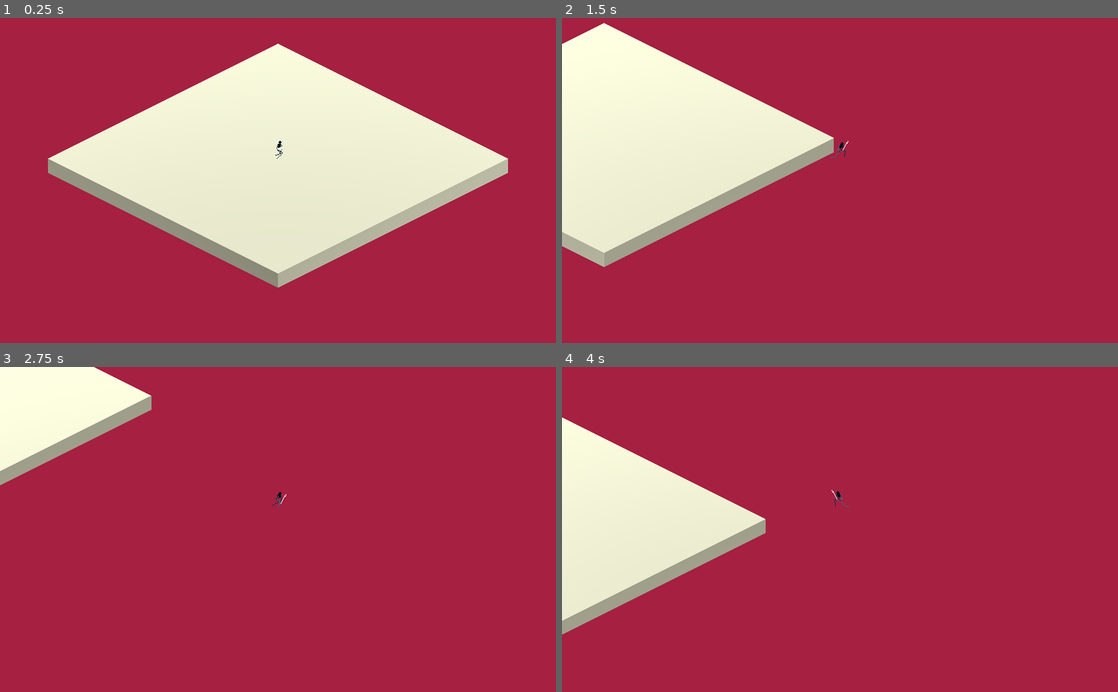
Above: before the commit, frames 1-4 (two rows, left to right).
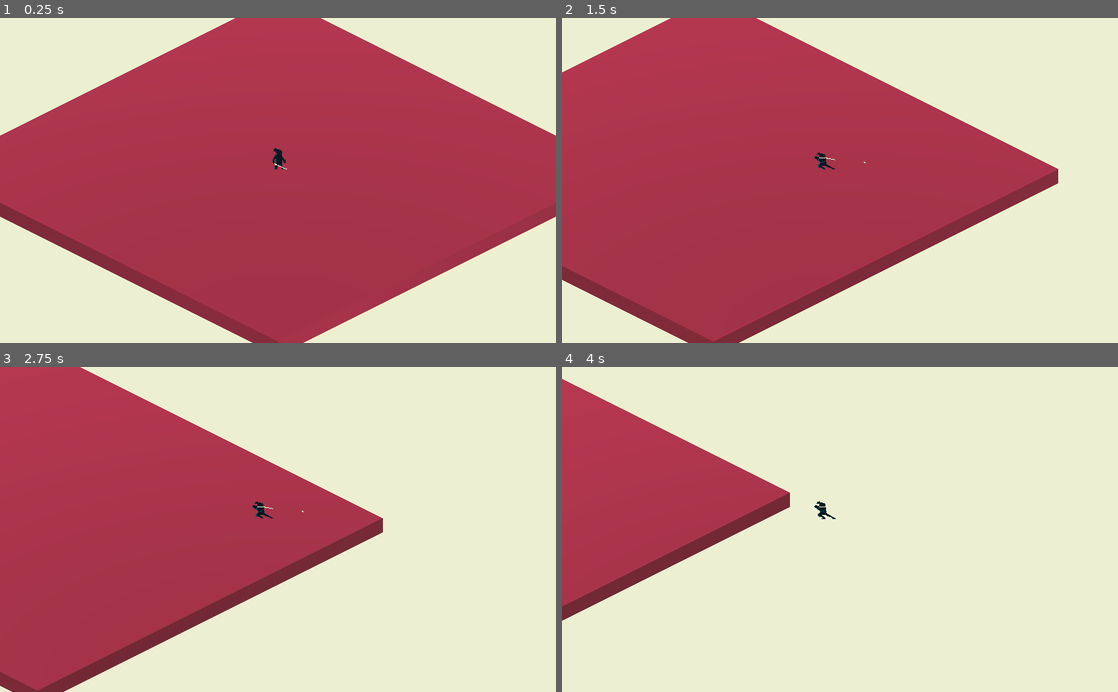
Above: after the commit, the same moments.

Repository: YottaYocta/Bushido
Game: Godot game, scene res://Game.tscn
Two runs of this game, one before a commit and one after it. Both use one fixed random seed, a clock stepped at 60 frames per second and the inputs below. Before the commit the project starts from res://Main.tscn.
Inputs:
- Up to frame 1 (0.25 s): no input
- Up to frame 2 (1.5 s): tap Enter at 0.5 s; hold Right (ui_right) 0.53-1.28 s; tap Space (jump, bound only before the commit) at 0.6, 0.77, 1.07, 1.35 s; hold Down (ui_down) from 1.28 s (still down)
- Up to frame 3 (2.75 s): tap Space (jump, bound only before the commit) at 1.52, 1.82, 2.1 s; release Down (ui_down) at 2.03 s; hold Right (ui_right) from 2.03 s (still down)
- Up to frame 4 (4 s): release Right (ui_right) at 2.78 s; hold Up (ui_up) 2.78-3.53 s; tap Space (jump, bound only before the commit) at 2.85, 3.02, 3.32, 3.6, 3.77 s; hold Left (ui_left) from 3.53 s (still down)

The runs differ from the first frame. In frame 1, 68% of the frame differs, in the area x 0-100%, y 0-100%; in frame 2, 65%; in frame 3, 67%; in frame 4, 96%.

Commit message:
added new sprite and player state

Diff:
--- /dev/null
+++ b/Game.tscn
@@ -0,0 +1,34 @@
+[gd_scene load_steps=5 format=2]
+
+[ext_resource path="res://game/Player.tscn" type="PackedScene" id=1]
+[ext_resource path="res://game/Platform.tscn" type="PackedScene" id=2]
+
+[sub_resource type="Environment" id=2]
+background_mode = 1
+background_color = Color( 0.933333, 0.941176, 0.827451, 1 )
+ambient_light_color = Color( 1, 1, 1, 1 )
+ambient_light_energy = 0.0
+
+[sub_resource type="BoxShape" id=3]
+extents = Vector3( 8, 1, 9 )
+
+[node name="Game" type="Node"]
+
+[node name="Player" parent="." groups=["Player"] instance=ExtResource( 1 )]
+transform = Transform( 0.707107, 0, 0.707107, 0, 1, 0, -0.707107, 0, 0.707107, 0, 0, 0 )
+
+[node name="WorldEnvironment" type="WorldEnvironment" parent="."]
+environment = SubResource( 2 )
+
+[node name="DirectionalLight" type="DirectionalLight" parent="."]
+transform = Transform( -0.278623, 0.895027, 0.348277, -0.0465436, -0.374795, 0.925939, 0.959272, 0.241778, 0.146084, -0.00130463, 1.68005, 0 )
+
+[node name="Platform" parent="." instance=ExtResource( 2 )]
+
+[node name="Deadzone" type="Area" parent="."]
+transform = Transform( 1, 0, 0, 0, 1, 0, 0, 0, 1, 0, -2, 0 )
+
+[node name="CollisionShape" type="CollisionShape" parent="Deadzone"]
+shape = SubResource( 3 )
+
+[connection signal="body_entered" from="Deadzone" to="Player" method="kill"]
--- a/Main.tscn
+++ /dev/null
@@ -1,31 +0,0 @@
-[gd_scene load_steps=5 format=2]
-
-[ext_resource path="res://game/Player.tscn" type="PackedScene" id=1]
-
-[sub_resource type="CubeMesh" id=4]
-
-[sub_resource type="SpatialMaterial" id=3]
-albedo_color = Color( 0.933333, 0.941176, 0.827451, 1 )
-
-[sub_resource type="Environment" id=2]
-background_mode = 1
-background_color = Color( 0.65098, 0.129412, 0.258824, 1 )
-ambient_light_color = Color( 1, 1, 1, 1 )
-ambient_light_energy = 0.0
-
-[node name="Main" type="Node"]
-
-[node name="Player" parent="." instance=ExtResource( 1 )]
-acceleration = 30.0
-dash_multiplier = 10.0
-
-[node name="MeshInstance" type="MeshInstance" parent="."]
-transform = Transform( 2, 0, 0, 0, 0.1, 0, 0, 0, 2, 0, -0.1, 0 )
-mesh = SubResource( 4 )
-material/0 = SubResource( 3 )
-
-[node name="WorldEnvironment" type="WorldEnvironment" parent="."]
-environment = SubResource( 2 )
-
-[node name="DirectionalLight" type="DirectionalLight" parent="."]
-transform = Transform( -0.278623, 0.895027, 0.348277, -0.0465436, -0.374795, 0.925939, 0.959272, 0.241778, 0.146084, -0.00130463, 1.68005, 0 )
--- /dev/null
+++ b/game/Platform.tscn
@@ -0,0 +1,20 @@
+[gd_scene load_steps=4 format=2]
+
+[sub_resource type="CubeMesh" id=3]
+
+[sub_resource type="SpatialMaterial" id=4]
+albedo_color = Color( 0.65098, 0.129412, 0.258824, 1 )
+
+[sub_resource type="BoxShape" id=5]
+
+[node name="Platform" type="Spatial"]
+transform = Transform( 3, 0, 0, 0, 0.1, 0, 0, 0, 3, 0, -0.1, 0 )
+
+[node name="MeshInstance" type="MeshInstance" parent="."]
+mesh = SubResource( 3 )
+material/0 = SubResource( 4 )
+
+[node name="StaticBody" type="StaticBody" parent="."]
+
+[node name="CollisionShape" type="CollisionShape" parent="StaticBody"]
+shape = SubResource( 5 )
--- a/game/Player.gd
+++ b/game/Player.gd
@@ -1,40 +1,68 @@
-extends Spatial
+extends KinematicBody
 
-var velocity := Vector3()
-var dash_dir := Vector3()
-export var acceleration := 1.0
-export var dash_multiplier := 6.0
-export var friction_coefficient := 5.0
+enum PLAYER_STATE {
+	MOVEMENT,
+	DASH,
+	DIE
+}
+
+var state: int = PLAYER_STATE.MOVEMENT
+var velocity := Vector3.ZERO
+var dash_dir := Vector3.RIGHT
+export var gravity := 10.0
+export var acceleration := 10.0
+export var dash_multiplier := 400.0
+export var friction_coefficient := 10.0
+export var vector_threshold := 0.1
 
 func _ready():
+	$AnimatedSprite3D.animation = 'idle'
 	pass # Replace with function body.
 
+func _process(delta):
+	if state == PLAYER_STATE.MOVEMENT:
+		if Input.is_action_just_pressed('dash'):
+			$AnimatedSprite3D.animation = 'dash'
+			velocity += dash_dir.rotated(Vector3.UP, rotation.y) * dash_multiplier * delta
+			state = PLAYER_STATE.DASH
+		else:
+			var direction := Vector3.ZERO
+			if Input.is_action_pressed('left'):
+				direction.x -= 1
+			if Input.is_action_pressed('right'):
+				direction.x += 1
+			if Input.is_action_pressed('forward'):
+				direction.z -= 1
+			if Input.is_action_pressed('backward'):
+				direction.z += 1
 
-func _process(delta):
-	if Input.is_action_pressed('ui_left'):
-		velocity.x -= acceleration / 100
-	if Input.is_action_pressed('ui_right'):
-		velocity.x += acceleration / 100
-	if Input.is_action_pressed('ui_up'):
-		velocity.z -= acceleration / 100
-	if Input.is_action_pressed('ui_down'):
-		velocity.z += acceleration / 100
-	if Input.is_action_just_pressed('jump'):
-		velocity = dash_dir.normalized() * dash_multiplier
+			# Animation
 
-	velocity -= velocity / friction_coefficient
-	transform.origin += (velocity * delta).rotated(Vector3.UP, deg2rad(rotation_degrees.y))
-	if velocity.length() < 0.01:
-		$AnimatedSprite3D.stop()
-		velocity = Vector3()
-	if velocity.length() > 0.01:
-		dash_dir = velocity.normalized()
-		$AnimatedSprite3D.play()
+			if velocity.length() < vector_threshold:
+				$AnimatedSprite3D.animation = 'idle'
+				velocity = Vector3.ZERO
+			if velocity.length() > vector_threshold:
+				$AnimatedSprite3D.animation = 'run'
+				$AnimatedSprite3D.play()
+			if direction.length() > vector_threshold:
+				dash_dir = direction.normalized()
+
+			if velocity.x < -vector_threshold:
+				$AnimatedSprite3D.flip_h = true
+			elif velocity.x > vector_threshold:
+				$AnimatedSprite3D.flip_h = false
+
+			direction = direction.rotated(Vector3.UP, rotation.y) * acceleration
+			velocity += direction * delta;
 
 
-	# Animation
+	elif state == PLAYER_STATE.DASH:
+		if velocity.length() < vector_threshold:
+			state = PLAYER_STATE.MOVEMENT
 
-	if velocity.x < -0.01:
-		$AnimatedSprite3D.flip_h = true
-	elif velocity.x > 0.01:
-		$AnimatedSprite3D.flip_h = false
+	velocity -= velocity / friction_coefficient + Vector3(0, gravity, 0) * delta
+	velocity = move_and_slide(velocity, Vector3.UP)
+
+func kill(body):
+	print('hit')
+	transform.origin = Vector3.ZERO + Vector3(0, 1, 0)
--- a/game/Player.tscn
+++ b/game/Player.tscn
@@ -1,77 +1,222 @@
-[gd_scene load_steps=14 format=2]
-
-[ext_resource path="res://assets/tileset.png" type="Texture" id=1]
+[gd_scene load_steps=40 format=2]
+
+[ext_resource path="res://assets/sekiro_spritesheet_v2.png" type="Texture" id=1]
 [ext_resource path="res://game/Player.gd" type="Script" id=2]
 
-[sub_resource type="AtlasTexture" id=1]
+[sub_resource type="AtlasTexture" id=43]
+flags = 19
+atlas = ExtResource( 1 )
+region = Rect2( 0, 256, 64, 32 )
+
+[sub_resource type="AtlasTexture" id=44]
+flags = 19
+atlas = ExtResource( 1 )
+region = Rect2( 64, 256, 64, 32 )
+
+[sub_resource type="AtlasTexture" id=45]
+flags = 19
+atlas = ExtResource( 1 )
+region = Rect2( 128, 256, 64, 32 )
+
+[sub_resource type="AtlasTexture" id=46]
+flags = 19
+atlas = ExtResource( 1 )
+region = Rect2( 192, 256, 64, 32 )
+
+[sub_resource type="AtlasTexture" id=47]
+flags = 19
+atlas = ExtResource( 1 )
+region = Rect2( 256, 256, 64, 32 )
+
+[sub_resource type="AtlasTexture" id=13]
+flags = 19
+atlas = ExtResource( 1 )
+region = Rect2( 0, 160, 32, 32 )
+
+[sub_resource type="AtlasTexture" id=14]
+flags = 19
+atlas = ExtResource( 1 )
+region = Rect2( 32, 160, 32, 32 )
+
+[sub_resource type="AtlasTexture" id=15]
+flags = 19
+atlas = ExtResource( 1 )
+region = Rect2( 64, 160, 32, 32 )
+
+[sub_resource type="AtlasTexture" id=16]
+flags = 19
+atlas = ExtResource( 1 )
+region = Rect2( 96, 160, 32, 32 )
+
+[sub_resource type="AtlasTexture" id=17]
+flags = 19
+atlas = ExtResource( 1 )
+region = Rect2( 128, 160, 32, 32 )
+
+[sub_resource type="AtlasTexture" id=18]
+flags = 19
+atlas = ExtResource( 1 )
+region = Rect2( 160, 160, 32, 32 )
+
+[sub_resource type="AtlasTexture" id=19]
+flags = 19
+atlas = ExtResource( 1 )
+region = Rect2( 192, 160, 32, 32 )
+
+[sub_resource type="AtlasTexture" id=20]
+flags = 19
+atlas = ExtResource( 1 )
+region = Rect2( 224, 160, 32, 32 )
+
+[sub_resource type="AtlasTexture" id=21]
+flags = 19
+atlas = ExtResource( 1 )
+region = Rect2( 0, 192, 32, 32 )
+
+[sub_resource type="AtlasTexture" id=22]
+flags = 19
+atlas = ExtResource( 1 )
+region = Rect2( 32, 192, 32, 32 )
+
+[sub_resource type="AtlasTexture" id=23]
+flags = 19
+atlas = ExtResource( 1 )
+region = Rect2( 64, 192, 32, 32 )
+
+[sub_resource type="AtlasTexture" id=24]
+flags = 19
+atlas = ExtResource( 1 )
+region = Rect2( 96, 192, 32, 32 )
+
+[sub_resource type="AtlasTexture" id=25]
+flags = 19
+atlas = ExtResource( 1 )
+region = Rect2( 128, 192, 32, 32 )
+
+[sub_resource type="AtlasTexture" id=26]
+flags = 19
+atlas = ExtResource( 1 )
+region = Rect2( 160, 192, 32, 32 )
+
+[sub_resource type="AtlasTexture" id=27]
+flags = 19
+atlas = ExtResource( 1 )
+region = Rect2( 192, 192, 32, 32 )
+
+[sub_resource type="AtlasTexture" id=28]
+flags = 19
+atlas = ExtResource( 1 )
+region = Rect2( 224, 192, 32, 32 )
+
+[sub_resource type="AtlasTexture" id=29]
+flags = 19
+atlas = ExtResource( 1 )
+region = Rect2( 256, 192, 32, 32 )
+
+[sub_resource type="AtlasTexture" id=30]
+flags = 19
+atlas = ExtResource( 1 )
+region = Rect2( 0, 32, 32, 32 )
+
+[sub_resource type="AtlasTexture" id=31]
+flags = 19
+atlas = ExtResource( 1 )
+region = Rect2( 32, 32, 32, 32 )
+
+[sub_resource type="AtlasTexture" id=32]
+flags = 19
+atlas = ExtResource( 1 )
+region = Rect2( 64, 32, 32, 32 )
+
+[sub_resource type="AtlasTexture" id=33]
+flags = 19
+atlas = ExtResource( 1 )
+region = Rect2( 96, 32, 32, 32 )
+
+[sub_resource type="AtlasTexture" id=34]
+flags = 19
+atlas = ExtResource( 1 )
+region = Rect2( 128, 32, 32, 32 )
+
+[sub_resource type="AtlasTexture" id=35]
+flags = 19
+atlas = ExtResource( 1 )
+region = Rect2( 160, 32, 32, 32 )
+
+[sub_resource type="AtlasTexture" id=36]
 flags = 19
 atlas = ExtResource( 1 )
 region = Rect2( 0, 0, 32, 32 )
 
-[sub_resource type="AtlasTexture" id=2]
+[sub_resource type="AtlasTexture" id=37]
 flags = 19
 atlas = ExtResource( 1 )
 region = Rect2( 32, 0, 32, 32 )
 
-[sub_resource type="AtlasTexture" id=3]
+[sub_resource type="AtlasTexture" id=38]
 flags = 19
 atlas = ExtResource( 1 )
 region = Rect2( 64, 0, 32, 32 )
 
-[sub_resource type="AtlasTexture" id=4]
+[sub_resource type="AtlasTexture" id=39]
 flags = 19
 atlas = ExtResource( 1 )
 region = Rect2( 96, 0, 32, 32 )
 
-[sub_resource type="AtlasTexture" id=5]
+[sub_resource type="AtlasTexture" id=40]
 flags = 19
 atlas = ExtResource( 1 )
 region = Rect2( 128, 0, 32, 32 )
 
-[sub_resource type="AtlasTexture" id=6]
+[sub_resource type="AtlasTexture" id=41]
 flags = 19
 atlas = ExtResource( 1 )
 region = Rect2( 160, 0, 32, 32 )
 
-[sub_resource type="AtlasTexture" id=7]
+[sub_resource type="AtlasTexture" id=42]
 flags = 19
 atlas = ExtResource( 1 )
 region = Rect2( 192, 0, 32, 32 )
-
-[sub_resource type="AtlasTexture" id=8]
-flags = 19
-atlas = ExtResource( 1 )
-region = Rect2( 224, 0, 32, 32 )
-
-[sub_resource type="AtlasTexture" id=9]
-flags = 19
-atlas = ExtResource( 1 )
-region = Rect2( 256, 0, 32, 32 )
-
-[sub_resource type="AtlasTexture" id=10]
-flags = 19
-atlas = ExtResource( 1 )
-region = Rect2( 288, 0, 32, 32 )
 
 [sub_resource type="SpriteFrames" id=11]
 animations = [ {
-"frames": [ SubResource( 1 ), SubResource( 2 ), SubResource( 3 ), SubResource( 4 ), SubResource( 5 ), SubResource( 6 ), SubResource( 7 ), SubResource( 8 ), SubResource( 9 ), SubResource( 10 ) ],
+"frames": [ SubResource( 43 ), SubResource( 44 ), SubResource( 45 ), SubResource( 46 ), SubResource( 47 ) ],
+"loop": true,
+"name": "dash",
+"speed": 5.0
+}, {
+"frames": [ SubResource( 13 ), SubResource( 14 ), SubResource( 15 ), SubResource( 16 ), SubResource( 17 ), SubResource( 18 ), SubResource( 19 ), SubResource( 20 ), SubResource( 21 ), SubResource( 22 ), SubResource( 23 ), SubResource( 24 ), SubResource( 25 ), SubResource( 26 ), SubResource( 27 ), SubResource( 28 ), SubResource( 29 ) ],
+"loop": true,
+"name": "die",
+"speed": 5.0
+}, {
+"frames": [ SubResource( 30 ), SubResource( 31 ), SubResource( 32 ), SubResource( 33 ), SubResource( 34 ), SubResource( 35 ) ],
 "loop": true,
 "name": "run",
-"speed": 12.0
+"speed": 6.0
+}, {
+"frames": [ SubResource( 36 ), SubResource( 37 ), SubResource( 38 ), SubResource( 39 ), SubResource( 40 ), SubResource( 41 ), SubResource( 42 ) ],
+"loop": true,
+"name": "idle",
+"speed": 5.0
 } ]
 
-[node name="Player" type="Spatial"]
-transform = Transform( 0.707107, 0, 0.707107, 0, 1, 0, -0.707107, 0, 0.707107, 0, 0, 0 )
+[sub_resource type="CapsuleShape" id=12]
+radius = 0.0683452
+height = 0.158294
+
+[node name="Player" type="KinematicBody"]
 script = ExtResource( 2 )
 
 [node name="AnimatedSprite3D" type="AnimatedSprite3D" parent="."]
-transform = Transform( 1, 0, 0, 0, 1, 0, 0, 0, 1, 0, 0.125015, 0 )
 frames = SubResource( 11 )
-animation = "run"
-frame = 7
+animation = "dash"
 
 [node name="InterpolatedCamera" type="InterpolatedCamera" parent="."]
 transform = Transform( 1, 0, 0, 0, 0.866025, 0.5, 0, -0.5, 0.866026, 0, 2, 4 )
 projection = 1
 size = 4.0
+
+[node name="CollisionShape" type="CollisionShape" parent="."]
+transform = Transform( 1, 0, 0, 0, -4.37114e-08, -1, 0, 1, -4.37114e-08, 0, 0, 0 )
+shape = SubResource( 12 )
--- a/project.godot
+++ b/project.godot
@@ -21,7 +21,7 @@
 [application]
 
 config/name="Bushido"
-run/main_scene="res://Main.tscn"
+run/main_scene="res://Game.tscn"
 config/icon="res://icon.png"
 
 [gdnative]
@@ -30,7 +30,27 @@
 
 [input]
 
-jump={
+left={
+"deadzone": 0.5,
+"events": [ Object(InputEventKey,"resource_local_to_scene":false,"resource_name":"","device":0,"alt":false,"shift":false,"control":false,"meta":false,"command":false,"pressed":false,"scancode":65,"physical_scancode":0,"unicode":0,"echo":false,"script":null)
+ ]
+}
+right={
+"deadzone": 0.5,
+"events": [ Object(InputEventKey,"resource_local_to_scene":false,"resource_name":"","device":0,"alt":false,"shift":false,"control":false,"meta":false,"command":false,"pressed":false,"scancode":68,"physical_scancode":0,"unicode":0,"echo":false,"script":null)
+ ]
+}
+forward={
+"deadzone": 0.5,
+"events": [ Object(InputEventKey,"resource_local_to_scene":false,"resource_name":"","device":0,"alt":false,"shift":false,"control":false,"meta":false,"command":false,"pressed":false,"scancode":87,"physical_scancode":0,"unicode":0,"echo":false,"script":null)
+ ]
+}
+backward={
+"deadzone": 0.5,
+"events": [ Object(InputEventKey,"resource_local_to_scene":false,"resource_name":"","device":0,"alt":false,"shift":false,"control":false,"meta":false,"command":false,"pressed":false,"scancode":83,"physical_scancode":0,"unicode":0,"echo":false,"script":null)
+ ]
+}
+dash={
 "deadzone": 0.5,
 "events": [ Object(InputEventKey,"resource_local_to_scene":false,"resource_name":"","device":0,"alt":false,"shift":false,"control":false,"meta":false,"command":false,"pressed":false,"scancode":32,"physical_scancode":0,"unicode":0,"echo":false,"script":null)
  ]
Binary file added: assets/sekiro_spritesheet_v2.png
Not shown, added: assets/sekiro_spritesheet_v2.png.import
